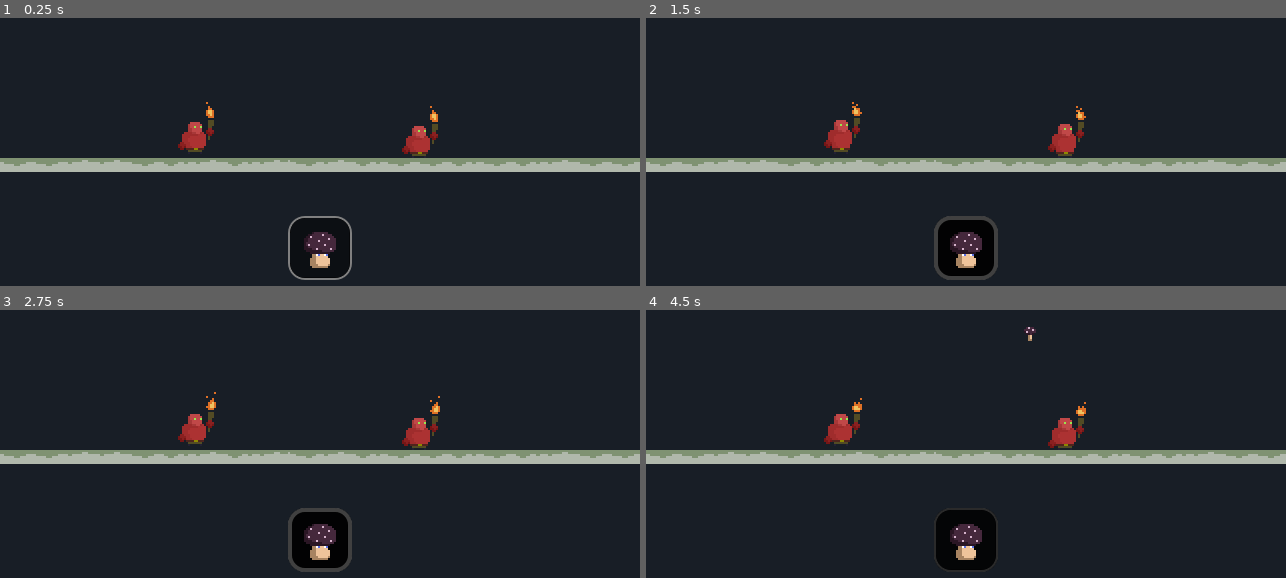
Above: before the commit, frames 1-4 (two rows, left to right).
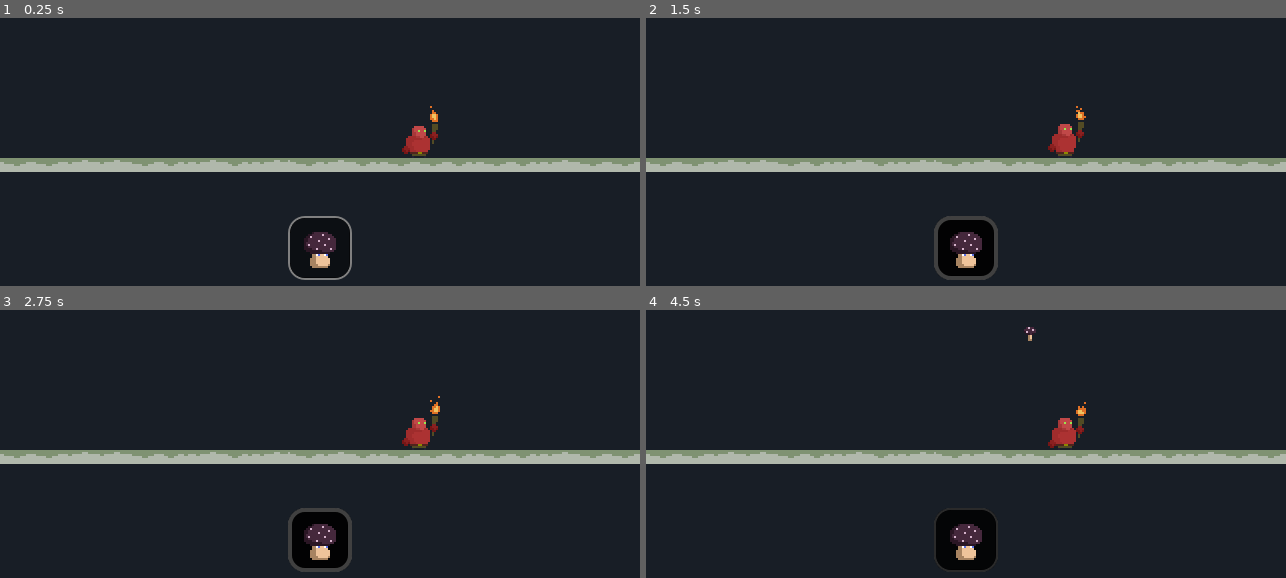
Above: after the commit, the same moments.

Repository: Ieida/godot-wild-jam-79
Game: Godot game, scene res://game/game.tscn
The game is run twice, just before and just after one commit, with the same random seed, the same clock (stepped at 60 frames per second) and the same inputs. The engine's default icon, where the game draws it, is replaced by a stand-in: a white triangle on a blue panel in a dark square.
Inputs (mouse positions are in pixels of both pictures, inside the frame that each line leads up to):
- Up to frame 1 (0.25 s): no input
- Up to frame 2 (1.5 s): click (966, 248) at 0.5 s; click (966, 248) at 1.25 s
- Up to frame 3 (2.75 s): click (320, 540) at 2 s
- Up to frame 4 (4.5 s): move the mouse to (1106, 382) at 2.77 s; move the mouse to (838, 417) at 3.52 s; move the mouse to (1030, 320) at 4.27 s

The runs differ from the first frame. In frame 1, 0.5% of the frame differs, in the area x 27-34%, y 31-50%; in frame 2, 0.5%; in frame 3, 0.5%; in frame 4, 0.5%.

Commit message:
Fixed plants being planted on top of other plants

Diff:
--- a/elements/plant/plant.gd
+++ b/elements/plant/plant.gd
@@ -27,7 +27,7 @@
 	force_shapecast_update()
 	if is_colliding():
 		for coll_index in get_collision_count():
-			var coll = get_collider(coll_index) as StaticBody2D
+			var coll = get_collider(coll_index) as CollisionObject2D
 			if coll and coll.is_in_group(&"plant_colliders"):
 				return false
 		return true
--- a/levels/prototype_level/prototype_level.tscn
+++ b/levels/prototype_level/prototype_level.tscn
@@ -51,4 +51,4 @@
 position = Vector2(50, -4)
 
 [node name="FireEnemy2" parent="." instance=ExtResource("3_i8b28")]
-position = Vector2(-62, -6)
+position = Vector2(-202, -6)
